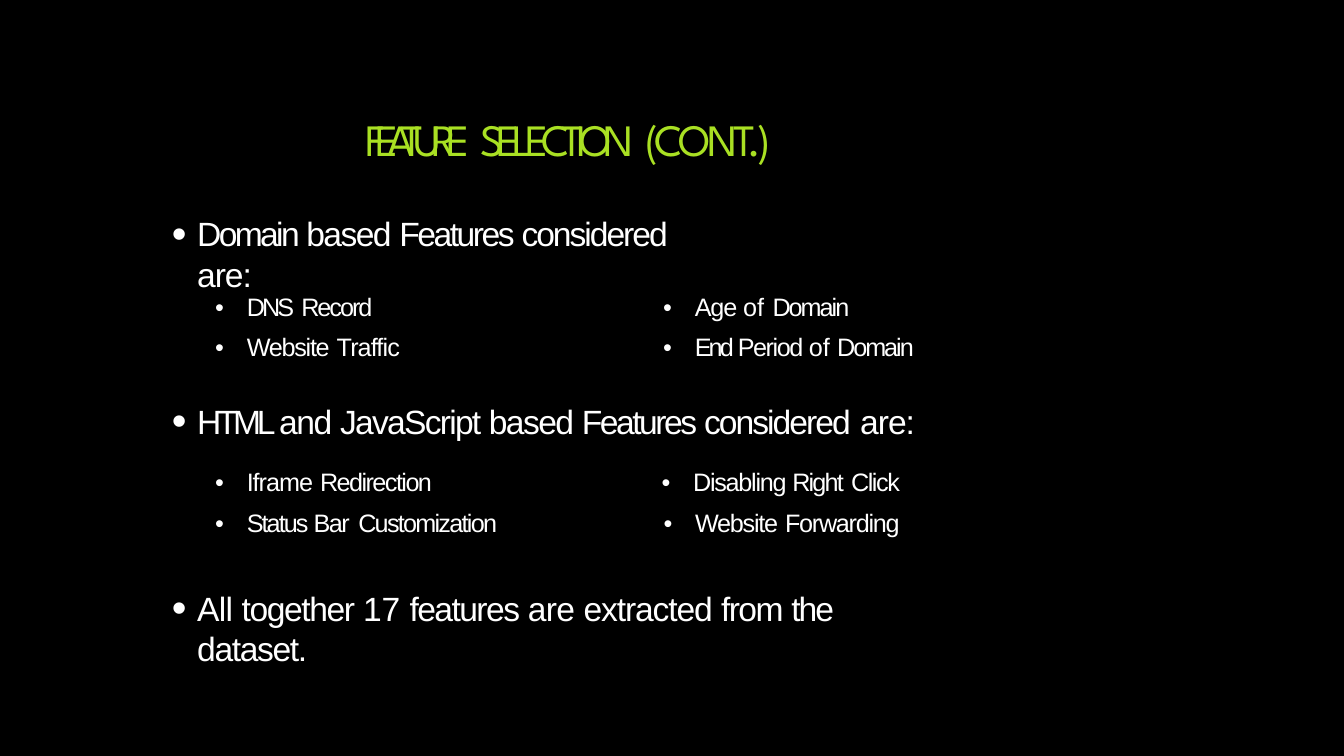
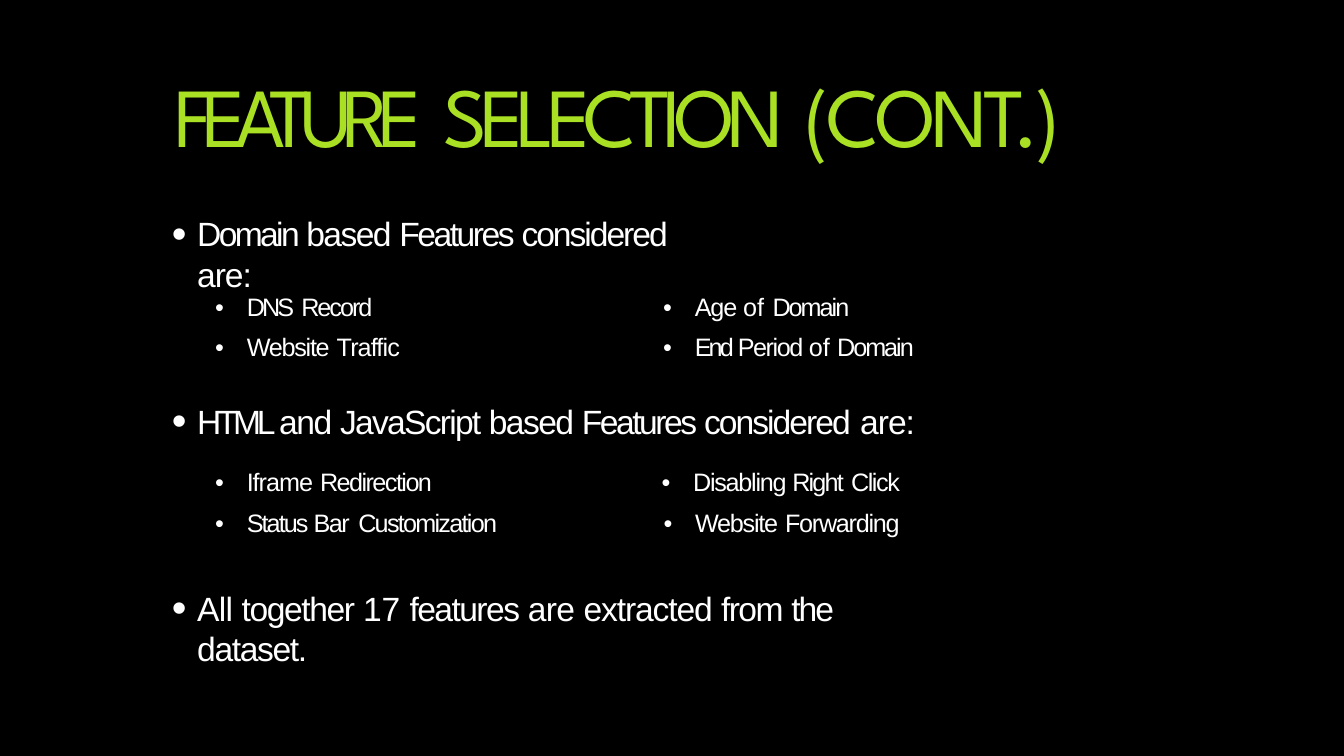
Before and after one commit to OvaizAli/Phishing-Website-Detection-by-Machine-Learning-Techniques, a slide deck: slide 7 of Phishing Website Detection by Machine Learning Techniques.pptx. Drawn at 1344x756 pixels with LibreOffice and Linux fonts; fonts in the diff are those of the drawing; background and template pictures are left out. Boxes give left, top, right and bottom in pixels: in the first picture for what was removed or moved away, otherwise in the second. Text is boxed around its words. In the diff, an @@ line names an element or a change of style, - is before the commit and + after.

```diff
--- a/Phishing Website Detection by Machine Learning Techniques.pptx
+++ b/Phishing Website Detection by Machine Learning Techniques.pptx
@@ title "FEATURE SELECTION (CONT.)": place and size @@
-title "FEATURE SELECTION (CONT.)" at bbox=[365, 125, 771, 165]
+title "FEATURE SELECTION (CONT.)" at bbox=[175, 88, 1062, 164]
@@ title "FEATURE SELECTION (CONT.)" at bbox=[175, 88, 1062, 164]: size 32 to 60 pt @@
```
Also in this commit, not shown: 11 other slides changed.
